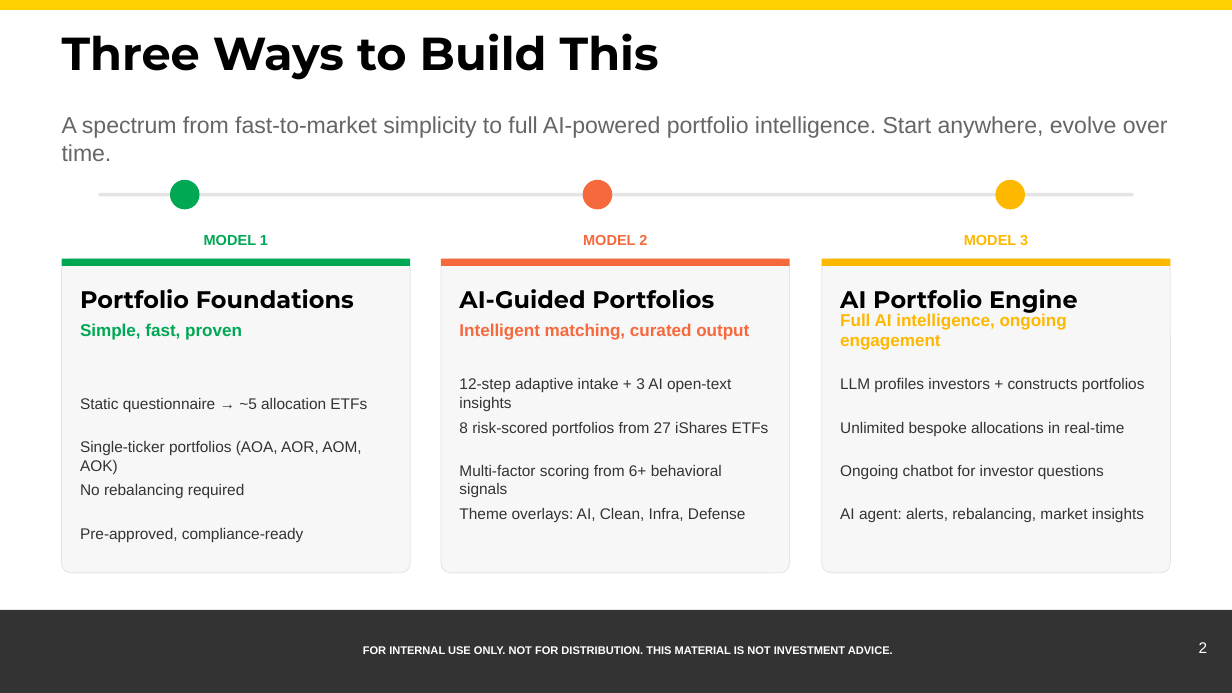
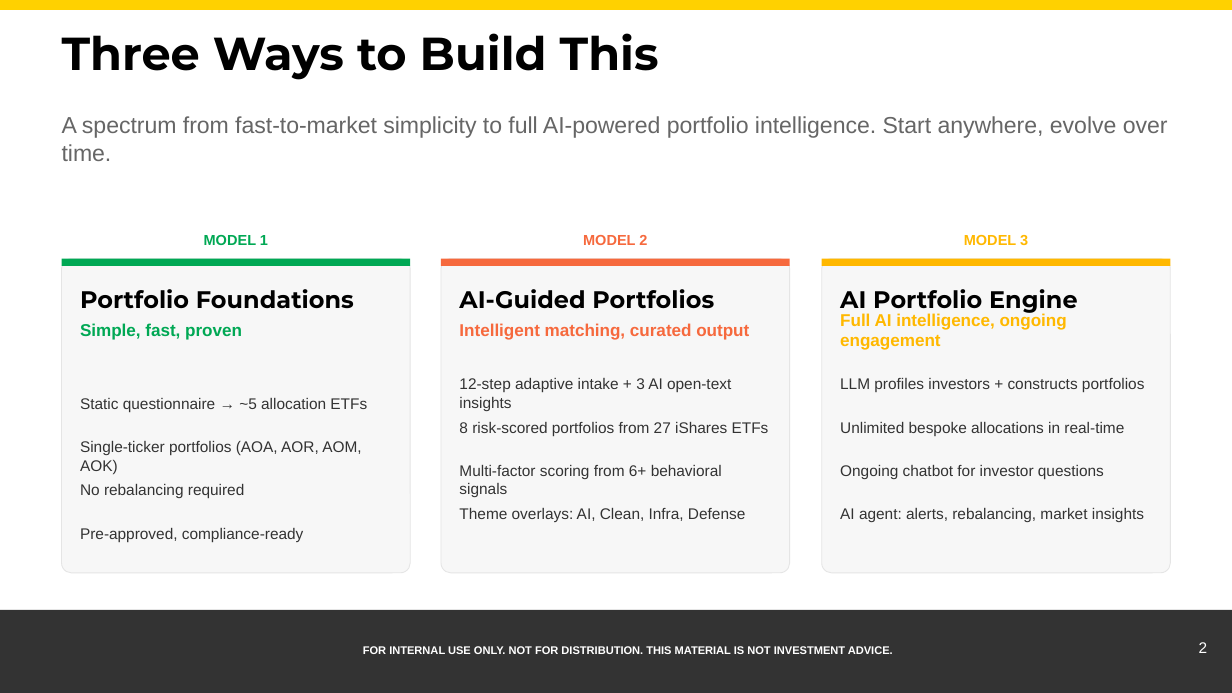
Before and after one commit to samuelcmcclellan-cell/ishares-direct-personalization, a slide deck: slide 2 of public/deck/iShares_Direct_Personalization_2_Slides.pptx. Drawn at 1232x693 pixels with LibreOffice and Linux fonts; fonts in the diff are those of the drawing. Boxes give left, top, right and bottom in pixels: in the first picture for what was removed or moved away, otherwise in the second. Text is boxed around its words. In the diff, an @@ line names an element or a change of style, - is before the commit and + after.

```diff
--- a/public/deck/iShares_Direct_Personalization_2_Slides.pptx
+++ b/public/deck/iShares_Direct_Personalization_2_Slides.pptx
@@ line removed from (99, 195) to (1133, 195) @@
@@ ellipse removed at (170,180,200,209) @@
@@ ellipse removed at (583,180,612,209) @@
@@ ellipse removed at (995,180,1025,209) @@
```
Also in this commit, not shown: 2 other files.
